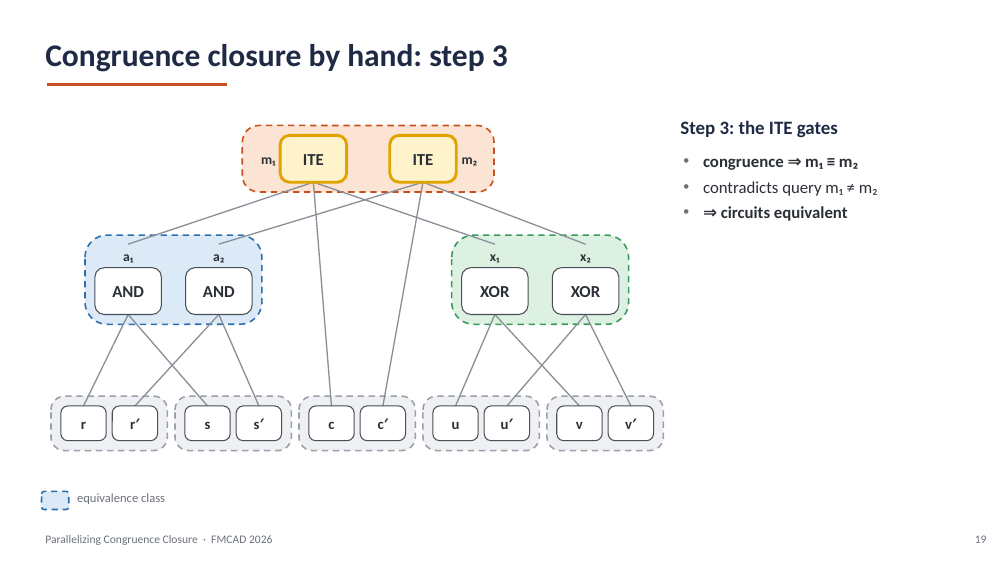
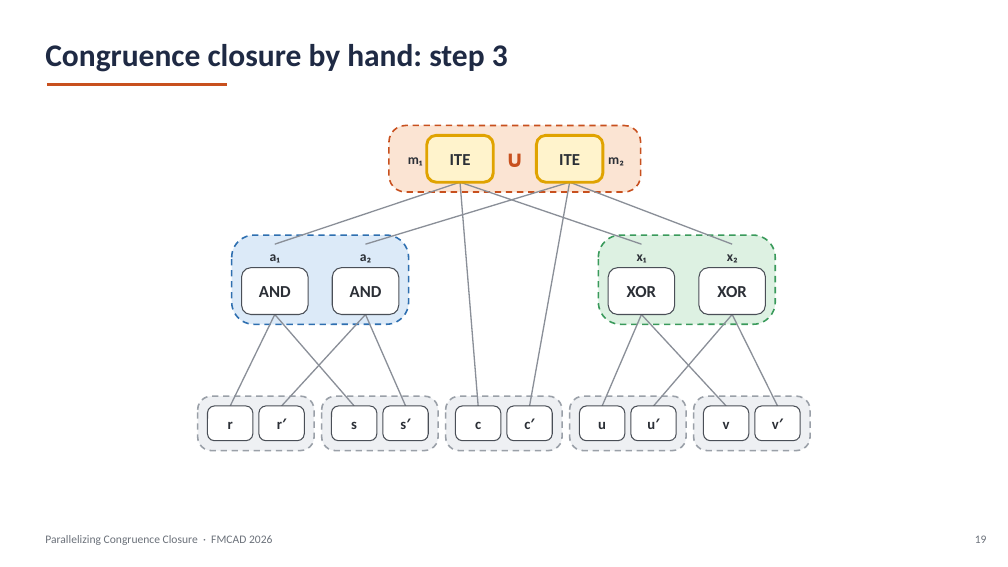
Before and after one commit to amarshah1/parallelcc-paper, a slide deck: slide 19 of slides/parallelcc-part1.pptx. Drawn at 1008x567 pixels with LibreOffice and Linux fonts; fonts in the diff are those of the drawing. Boxes give left, top, right and bottom in pixels: in the first picture for what was removed or moved away, otherwise in the second. Text is boxed around its words. In the diff, an @@ line names an element or a change of style, - is before the commit and + after.

```diff
--- a/slides/parallelcc-part1.pptx
+++ b/slides/parallelcc-part1.pptx
@@ text added at (485,136,545,181), 22 pt, text #C8501E, bold @@
+∪
@@ text "m₂": place and size @@
-text "m₂" at (462,157,478,166)
+text "m₂" at (608,157,624,166)
@@ text removed at (680,120,838,137) @@
-Step 3: the ITE gates
@@ text removed at (703,158,878,221) @@
-• congruence ⇒ m₁ ≡ m₂
-• contradicts query m₁ ≠ m₂
-• ⇒ circuits equivalent
@@ 23 rounded rectangles, 14 lines, 5 texts: place and size @@
-23 rounded rectangles, 14 lines, 5 texts at (51,126,663,451)
+23 rounded rectangles, 14 lines, 5 texts at (198,126,811,451)
@@ rounded rectangle "r": place and size @@
-rounded rectangle "r" at (60,406,106,441)
+rounded rectangle "r" at (208,406,253,441)
@@ rounded rectangle removed at (42,492,69,510) @@
@@ text removed at (77,493,165,504) @@
-equivalence class
```
Also in this commit, not shown: 23 other slides changed, 3 slides removed, 1 other file.
